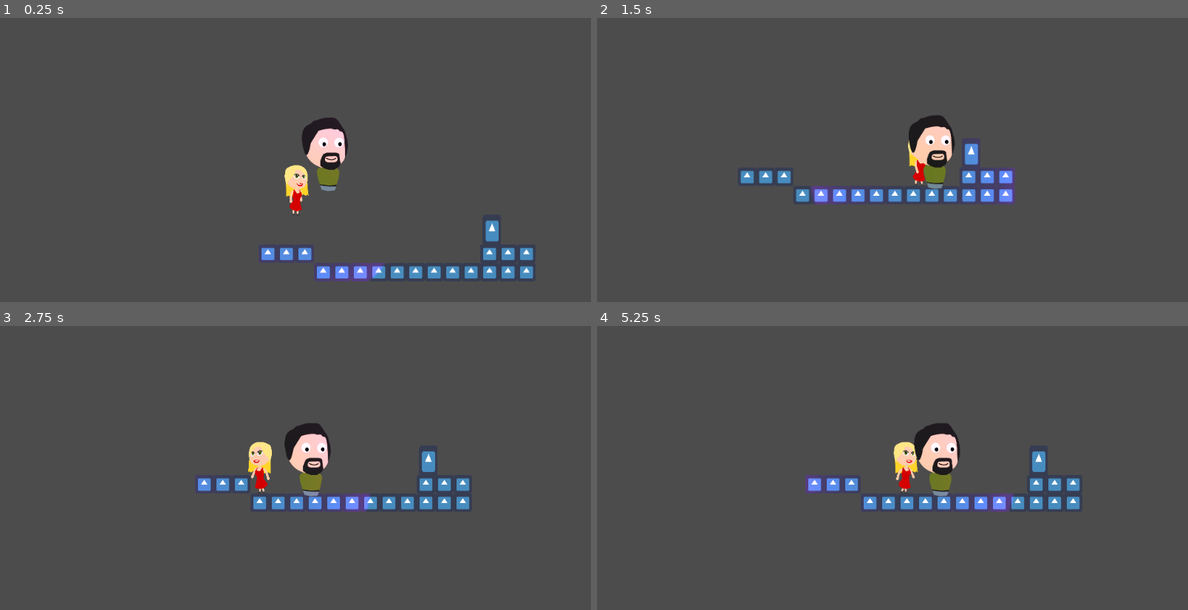
Above: before the commit, frames 1-4 (two rows, left to right).
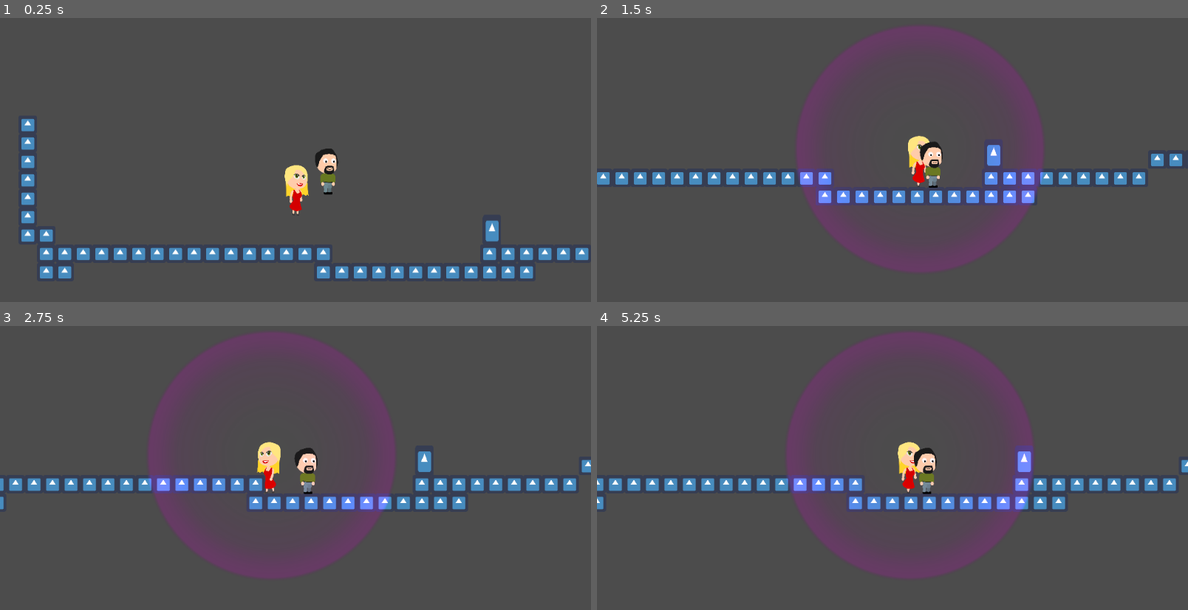
Above: after the commit, the same moments.

Repository: jhysek/ld44
Game: Godot game, scene res://Scenes/Wolrd.tscn
Same seed, same stepped clock (60 frames per second), same inputs: the game is played once before the commit and once after it. The engine's default icon, where the game draws it, is replaced by a stand-in: a white triangle on a blue panel in a dark square.
Inputs:
- Up to frame 1 (0.25 s): no input
- Up to frame 2 (1.5 s): hold Right (ui_right) from 0.53 s (still down); tap Space (ui_select) at 0.6, 0.77, 1.07, 1.35 s
- Up to frame 3 (2.75 s): tap Space (ui_select) at 1.52, 1.82, 2.1 s; release Right (ui_right) at 2.03 s; hold Left (ui_left) from 2.03 s (still down)
- Up to frame 4 (5.25 s): release Left (ui_left) at 2.78 s; hold Right (ui_right) 2.78-4.28 s; tap Space (ui_select) at 2.85, 3.02, 3.32, 3.6, 3.77, 4.07, 4.35, 4.52, 4.82, 5.1 s; hold Left (ui_left) 4.28-5.03 s; hold Right (ui_right) from 5.03 s (still down)

The runs differ from the first frame. In frame 1, 4.7% of the frame differs, in the area x 3-100%, y 35-93%; in frame 2, 8.6%; in frame 3, 8.6%; in frame 4, 8.8%, in the area x 0-100%, y 2-89%.

Commit message:
Animating influence range

Diff:
--- a/Components/Man/Man.tscn
+++ b/Components/Man/Man.tscn
@@ -1,11 +1,18 @@
-[gd_scene load_steps=5 format=2]
+[gd_scene load_steps=12 format=2]
 
 [ext_resource path="res://Components/Man/Man.gd" type="Script" id=1]
 [ext_resource path="res://Components/Man/Assets/body.png" type="Texture" id=2]
 [ext_resource path="res://Components/Man/Assets/head.png" type="Texture" id=3]
+[ext_resource path="res://Components/Man/Assets/right_leg_top.png" type="Texture" id=4]
+[ext_resource path="res://Components/Man/Assets/right_leg_middle.png" type="Texture" id=5]
+[ext_resource path="res://Components/Man/Assets/shoe.png" type="Texture" id=6]
+[ext_resource path="res://Components/Man/Assets/left_leg_top.png" type="Texture" id=7]
+[ext_resource path="res://Components/Man/Assets/left_leg_middle.png" type="Texture" id=8]
+[ext_resource path="res://Components/Man/Assets/left_arm.png" type="Texture" id=9]
+[ext_resource path="res://Components/Man/Assets/right_arm.png" type="Texture" id=10]
 
 [sub_resource type="RectangleShape2D" id=1]
-extents = Vector2( 24.9747, 31.1772 )
+extents = Vector2( 20.92, 78.35 )
 
 [node name="Man" type="KinematicBody2D"]
 position = Vector2( 112.58, 0 )
@@ -14,9 +21,11 @@
 script = ExtResource( 1 )
 
 [node name="CollisionShape2D" type="CollisionShape2D" parent="."]
+position = Vector2( 0.5, -27.65 )
 shape = SubResource( 1 )
 
 [node name="Visual" type="Node2D" parent="."]
+scale = Vector2( 0.5, 0.5 )
 
 [node name="Body" type="Sprite" parent="Visual"]
 texture = ExtResource( 2 )
@@ -24,3 +33,46 @@
 [node name="Head" type="Sprite" parent="Visual/Body"]
 position = Vector2( -11.119, -123.235 )
 texture = ExtResource( 3 )
+
+[node name="LegRight" type="Sprite" parent="Visual/Body"]
+show_behind_parent = true
+position = Vector2( 13.8555, 32.2674 )
+texture = ExtResource( 4 )
+offset = Vector2( -1.34663, 18.2314 )
+
+[node name="LegMiddle" type="Sprite" parent="Visual/Body/LegRight"]
+position = Vector2( -1.85318, 35.0236 )
+texture = ExtResource( 5 )
+offset = Vector2( -1.85315, 11.7689 )
+
+[node name="Shoe" type="Sprite" parent="Visual/Body/LegRight/LegMiddle"]
+position = Vector2( -2.31645, 26.8709 )
+texture = ExtResource( 6 )
+offset = Vector2( 5.55949, 3.24304 )
+
+[node name="LegLeft" type="Sprite" parent="Visual/Body"]
+show_behind_parent = true
+position = Vector2( -13.0154, 32.7307 )
+texture = ExtResource( 7 )
+offset = Vector2( -1.34663, 18.2314 )
+
+[node name="LegMiddle" type="Sprite" parent="Visual/Body/LegLeft"]
+position = Vector2( -1.85318, 35.0236 )
+texture = ExtResource( 8 )
+offset = Vector2( -1.85315, 11.7689 )
+
+[node name="Shoe" type="Sprite" parent="Visual/Body/LegLeft/LegMiddle"]
+position = Vector2( -2.31645, 26.8709 )
+texture = ExtResource( 6 )
+offset = Vector2( 5.55949, 3.24304 )
+
+[node name="ArmLeft" type="Sprite" parent="Visual/Body"]
+position = Vector2( -31.0838, -29.0513 )
+texture = ExtResource( 9 )
+offset = Vector2( -7.36942, 33.2209 )
+
+[node name="ArmRight" type="Sprite" parent="Visual/Body"]
+show_behind_parent = true
+position = Vector2( 29.6074, -30.4412 )
+texture = ExtResource( 10 )
+offset = Vector2( 6.99261, 34.6108 )
--- a/Components/Player/Player.gd
+++ b/Components/Player/Player.gd
@@ -82,7 +82,7 @@
 			#	 $RunParticles.emitting = true
 
 		elif !Input.is_action_pressed('ui_right'):
-			if !in_air and anim.current_animation != "Idle":
+			if !in_air and anim.current_animation != "Idle" and anim.current_animation != "Breakup":
 				anim.play("Idle")
 			#	$RunParticles.emitting = false
 
@@ -92,13 +92,18 @@
 
 		if Input.is_action_just_pressed('ui_breakup'):
 			print("BREAKING");
+			anim.play("Breakup")
 			if breakup_ray.is_colliding():
 				print("Colliding");
 				breakup_ray.get_collider().breakup()
 
 		if Input.is_action_just_pressed('ui_select'):
+			anim.play("Breakup")
 			for body in influence_range.get_overlapping_bodies():
 				body.possess()
+
+		if Input.is_action_just_released('ui_select'):
+			anim.play("StopPossessing")
 
 	else:
 		motion.x = 0
--- a/Components/Player/Player.tscn
+++ b/Components/Player/Player.tscn
@@ -13,7 +13,7 @@
 extents = Vector2( 20.0534, 88.778 )
 
 [sub_resource type="CircleShape2D" id=2]
-radius = 289.125
+radius = 385.053
 
 [sub_resource type="Animation" id=9]
 resource_name = "Breakup"
@@ -399,6 +399,72 @@
 "values": [ 1.0, 1.0 ]
 }
 
+[sub_resource type="Animation" id=10]
+resource_name = "Possess"
+tracks/0/type = "value"
+tracks/0/path = NodePath("InfluenceRange:visible")
+tracks/0/interp = 1
+tracks/0/loop_wrap = true
+tracks/0/imported = false
+tracks/0/enabled = true
+tracks/0/keys = {
+"times": PoolRealArray( 0 ),
+"transitions": PoolRealArray( 1 ),
+"update": 1,
+"values": [ true ]
+}
+tracks/1/type = "value"
+tracks/1/path = NodePath("InfluenceRange:scale")
+tracks/1/interp = 1
+tracks/1/loop_wrap = true
+tracks/1/imported = false
+tracks/1/enabled = true
+tracks/1/keys = {
+"times": PoolRealArray( 0, 0.5 ),
+"transitions": PoolRealArray( 0.378929, 1 ),
+"update": 0,
+"values": [ Vector2( 0.1, 0.1 ), Vector2( 1, 1 ) ]
+}
+
+[sub_resource type="Animation" id=11]
+resource_name = "StopPossessing"
+tracks/0/type = "value"
+tracks/0/path = NodePath("InfluenceRange:scale")
+tracks/0/interp = 1
+tracks/0/loop_wrap = true
+tracks/0/imported = false
+tracks/0/enabled = true
+tracks/0/keys = {
+"times": PoolRealArray( 0, 0.5, 0.9 ),
+"transitions": PoolRealArray( 1, 1, 1 ),
+"update": 0,
+"values": [ Vector2( 1, 1 ), Vector2( 3, 3 ), Vector2( 0.1, 0.21 ) ]
+}
+tracks/1/type = "value"
+tracks/1/path = NodePath("InfluenceRange:modulate")
+tracks/1/interp = 1
+tracks/1/loop_wrap = true
+tracks/1/imported = false
+tracks/1/enabled = true
+tracks/1/keys = {
+"times": PoolRealArray( 0, 0.5 ),
+"transitions": PoolRealArray( 1, 1 ),
+"update": 0,
+"values": [ Color( 1, 1, 1, 1 ), Color( 1, 1, 1, 0 ) ]
+}
+tracks/2/type = "value"
+tracks/2/path = NodePath("InfluenceRange:visible")
+tracks/2/interp = 1
+tracks/2/loop_wrap = true
+tracks/2/imported = false
+tracks/2/enabled = true
+tracks/2/keys = {
+"times": PoolRealArray( 0, 0.7 ),
+"transitions": PoolRealArray( 1, 1 ),
+"update": 1,
+"values": [ true, false ]
+}
+
 [sub_resource type="Animation" id=7]
 resource_name = "WalkLeft"
 length = 1.2
@@ -705,17 +771,24 @@
 shape = SubResource( 1 )
 
 [node name="InfluenceRange" type="Area2D" parent="."]
-editor/display_folded = true
+visible = false
+modulate = Color( 1, 1, 1, 0 )
+position = Vector2( 4.2323, -76.1809 )
+scale = Vector2( 0.1, 0.21 )
 collision_layer = 32
 collision_mask = 32
-
-[node name="CollisionShape2D" type="CollisionShape2D" parent="InfluenceRange"]
-shape = SubResource( 2 )
 
 [node name="Light2D" type="Light2D" parent="InfluenceRange"]
 texture = ExtResource( 2 )
 color = Color( 0.694118, 0, 0.686275, 1 )
 shadow_enabled = true
+
+[node name="Sprite" type="Sprite" parent="InfluenceRange"]
+modulate = Color( 0.458824, 0, 0.439216, 0.254902 )
+texture = ExtResource( 2 )
+
+[node name="CollisionShape2D" type="CollisionShape2D" parent="InfluenceRange"]
+shape = SubResource( 2 )
 
 [node name="Visual" type="Node2D" parent="."]
 scale = Vector2( 0.5, 0.5 )
@@ -767,5 +840,7 @@
 anims/Breakup = SubResource( 9 )
 anims/Idle = SubResource( 5 )
 anims/Jump = SubResource( 8 )
+anims/Possess = SubResource( 10 )
+anims/StopPossessing = SubResource( 11 )
 anims/WalkLeft = SubResource( 7 )
 anims/WalkRight = SubResource( 6 )
--- a/Scenes/Wolrd.tscn
+++ b/Scenes/Wolrd.tscn
@@ -40,7 +40,7 @@
 [node name="TileMap" type="TileMap" parent="."]
 tile_set = SubResource( 2 )
 format = 1
-tile_data = PoolIntArray( 393214, 0, 0, 393215, 0, 0, 327680, 0, 0, 327690, 0, 0, 327691, 0, 0, 327692, 0, 0, 393217, 0, 0, 393218, 0, 0, 3932 …(136 unchanged characters)…
+tile_data = PoolIntArray( -65551, 0, 0, -15, 0, 0, 65521, 0, 0, 131057, 0, 0, 196593, 0, 0, 262129, 0, 0, 327665, 0, 0, 327666, 0, 0, 262163, 0, 0, 262164, 0, 0, 262165, 0, 0, 262166, 0, 0, 262167, 0, 0, 262168, 0, 0, 262169, 0, 0, 393202, 0, 0, 393203, 0, 0, 393204, 0, 0, 393205, 0, 0, 393206, 0, 0, 393207, 0, 0, 393208, 0, 0, 393209, 0, 0, 393210, 0, 0, 393211, 0, 0, 393212, 0, 0, 393213, 0, 0, 393214, 0, 0, 393215, 0, 0, 327680, 0, 0, 327681, 0, 0, 327690, 0, 0, 327691, 0, 0, 327692, 0, 0, 327693, 0, 0, 327694, 0, 0, 327695, 0, 0, 327696, 0, 0, 327697, 0, 0, 327698, 0, 0, 458738, 0, 0, 458739, 0, 0, 393217, 0, 0, 393218, 0, 0, 3932 …(136 unchanged characters)…
 
 [node name="Man" parent="." instance=ExtResource( 3 )]
 
Not shown: 1 places in Components/Player/Player.tscn that only renumber resources
